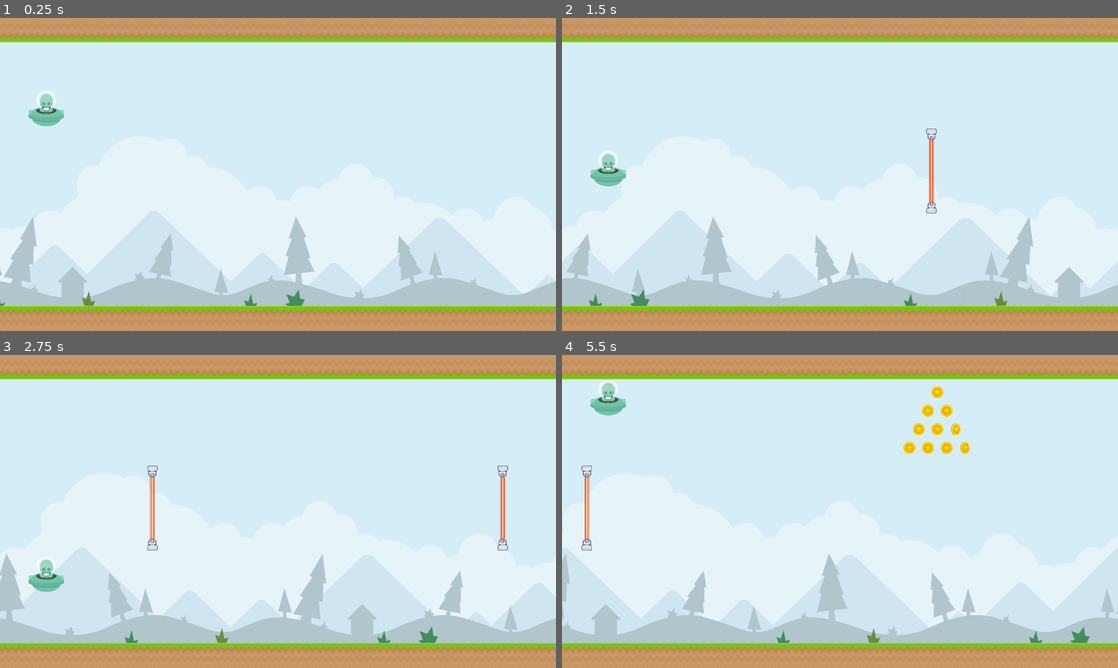
Above: before the commit, frames 1-4 (two rows, left to right).
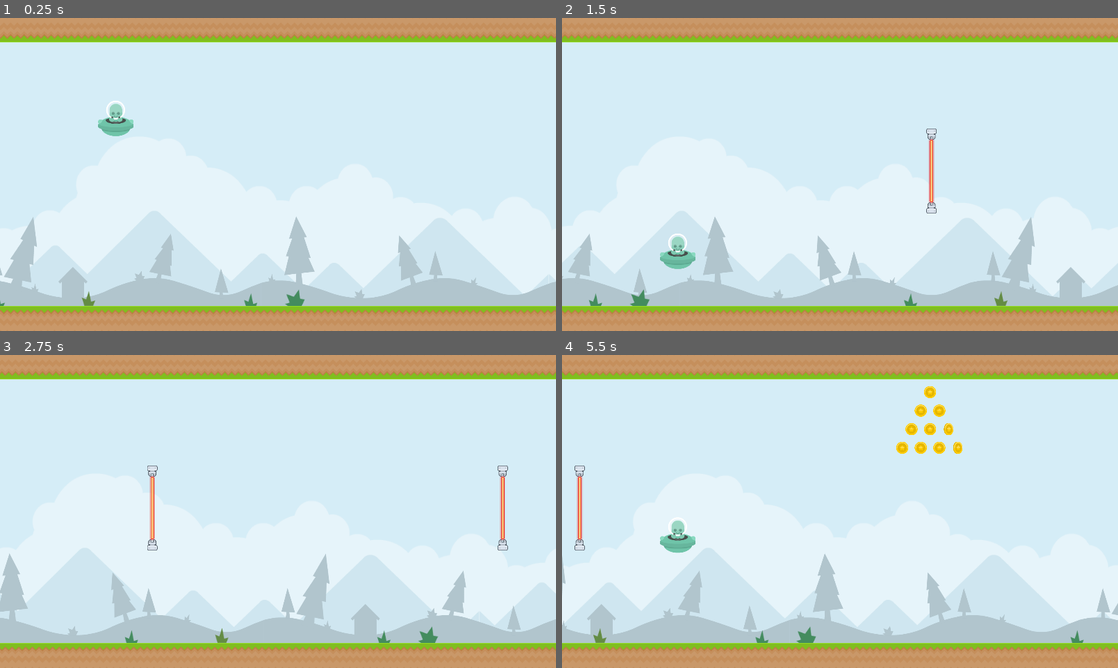
Above: after the commit, the same moments.

Repository: tumatihub/jetpack
Game: Godot game, scene res://levels/sandbox.tscn
The game is run twice, just before and just after one commit, with the same random seed, the same clock (stepped at 60 frames per second) and the same inputs.
Inputs:
- Up to frame 1 (0.25 s): no input
- Up to frame 2 (1.5 s): hold Space (thrust) 0.53-1.28 s
- Up to frame 3 (2.75 s): hold Space (thrust) from 2.03 s (still down)
- Up to frame 4 (5.5 s): release Space (thrust) at 3.53 s

The runs differ from the first frame. In frame 1, 0.9% of the frame differs, in the area x 0-80%, y 23-89%; in frame 2, 1.6%; in frame 3, 1.8%; in frame 4, 5.8%, in the area x 0-100%, y 5-95%.

Commit message:
Variable speed

Diff:
--- a/entities/coin/coin.gd
+++ b/entities/coin/coin.gd
@@ -4,6 +4,10 @@
 @export var _animation_player: AnimationPlayer
 
 var _speed: float = 600.0
+
+func _ready() -> void:
+	_speed = GameManager.get_speed()
+	GameManager.speed_raised.connect(_on_speed_raised)
 
 func _process(delta: float) -> void:
 	global_position += Vector2.LEFT * delta * _get_speed()
@@ -22,3 +26,6 @@
 
 func _destroy() -> void:
 	queue_free()
+
+func _on_speed_raised(current_speed: float) -> void:
+	_speed = current_speed
--- /dev/null
+++ b/entities/game_manager/game_manager.gd
@@ -0,0 +1,26 @@
+extends Node2D
+
+signal speed_raised(speed: float)
+
+@export var _timer: Timer
+@export var _max_speed: float = 1200.0
+
+var _start_speed: float = 600.0
+var _speed_rate: float = 50.0
+
+@onready var _current_speed: float = _start_speed
+
+func get_speed() -> float:
+	return _current_speed
+
+func get_start_speed() -> float:
+	return _start_speed
+
+func _speed_up() -> void:
+	if _current_speed >= _max_speed:
+		return
+	_current_speed = minf(_max_speed, _current_speed + _speed_rate)
+	speed_raised.emit(_current_speed)
+
+func _on_timer_timeout() -> void:
+	_speed_up()
--- /dev/null
+++ b/entities/game_manager/game_manager.tscn
@@ -0,0 +1,13 @@
+[gd_scene load_steps=2 format=3 uid="uid://dj4cy2dfu5fkl"]
+
+[ext_resource type="Script" path="res://entities/game_manager/game_manager.gd" id="1_oqrf8"]
+
+[node name="GameManager" type="Node2D"]
+script = ExtResource("1_oqrf8")
+_max_speed = 1500.0
+
+[node name="Timer" type="Timer" parent="."]
+wait_time = 5.0
+autostart = true
+
+[connection signal="timeout" from="Timer" to="." method="_on_timer_timeout"]
--- a/entities/player/player.gd
+++ b/entities/player/player.gd
@@ -1,7 +1,7 @@
 class_name Player
 extends Node2D
 
-const GRAVITY := 980
+@export var _gravity := 980
 @export var _thrust_force: float = 2000
 
 var _velocity: float
@@ -10,7 +10,7 @@
 	if Input.is_action_pressed("thrust"):
 		_velocity -= _thrust_force * delta
 
-	_velocity += GRAVITY * delta
+	_velocity += _gravity * delta
 
 	global_position.y += _velocity * delta
 
--- a/entities/player/player.tscn
+++ b/entities/player/player.tscn
@@ -7,6 +7,7 @@
 radius = 58.0775
 
 [node name="Player" type="Node2D"]
+z_index = 100
 script = ExtResource("1_kx7yn")
 
 [node name="Area2D" type="Area2D" parent="."]
--- a/entities/spawner/spawner.gd
+++ b/entities/spawner/spawner.gd
@@ -13,7 +13,7 @@
 	var instance := item.scene.instantiate() as Node2D
 	add_child(instance)
 	instance.global_position = item.possible_positions.pick_random()
-	_timer.start(item.time_before_next)
+	_timer.start(item.time_before_next * GameManager.get_start_speed()/GameManager.get_speed())
 
 func _on_timer_timeout() -> void:
 	spawn()
--- /dev/null
+++ b/levels/background.gd
@@ -0,0 +1,24 @@
+extends Node2D
+
+@export var _clouds: Parallax2D
+@export var _mountains: Parallax2D
+@export var _hills: Parallax2D
+@export var _floor: Parallax2D
+
+@export_range(0, 1) var _clouds_speed_perc: float = 0.1
+@export_range(0, 1) var _mountains_speed_perc: float = 0.16
+@export_range(0, 1) var _hills_speed_perc: float = 0.66
+
+func _ready() -> void:
+	_update_speed(GameManager.get_speed())
+	GameManager.speed_raised.connect(_on_speed_raised)
+
+func _update_speed(speed: float) -> void:
+	_clouds.autoscroll.x = -speed * _clouds_speed_perc
+	_mountains.autoscroll.x = -speed * _mountains_speed_perc
+	_hills.autoscroll.x = -speed * _hills_speed_perc
+	_floor.autoscroll.x = -speed
+	pass
+
+func _on_speed_raised(speed: float) -> void:
+	_update_speed(speed)
--- a/levels/bg.tscn
+++ b/levels/bg.tscn
@@ -1,5 +1,6 @@
-[gd_scene load_steps=13 format=4 uid="uid://cy64667b5qhnj"]
+[gd_scene load_steps=14 format=4 uid="uid://cy64667b5qhnj"]
 
+[ext_resource type="Script" path="res://levels/background.gd" id="1_4r72n"]
 [ext_resource type="Texture2D" uid="uid://bsb8nntc0de0u" path="res://assets/bg_elements/Flat/clouds2.png" id="2_ljpyx"]
 [ext_resource type="Texture2D" uid="uid://8f2pfp6ijdbf" path="res://assets/bg_elements/Flat/sky.png" id="2_vs7as"]
 [ext_resource type="Texture2D" uid="uid://wvtfqvt0x5s3" path="res://levels/foreground.png" id="3_3gbw2"]
@@ -31,7 +32,12 @@
 sources/0 = SubResource("TileSetAtlasSource_lga71")
 sources/5 = SubResource("TileSetAtlasSource_odirl")
 
-[node name="BG" type="Node2D"]
+[node name="BG" type="Node2D" node_paths=PackedStringArray("_clouds", "_mountains", "_hills", "_floor")]
+script = ExtResource("1_4r72n")
+_clouds = NodePath("Clouds")
+_mountains = NodePath("Mountains")
+_hills = NodePath("Hills")
+_floor = NodePath("Floor")
 
 [node name="Sky2" type="Sprite2D" parent="."]
 scale = Vector2(1.875, 1.05469)
--- a/levels/sandbox.tscn
+++ b/levels/sandbox.tscn
@@ -12,7 +12,9 @@
 [node name="BG" parent="." instance=ExtResource("1_htlry")]
 
 [node name="Player" parent="." instance=ExtResource("1_dbpqp")]
-position = Vector2(160, 280)
+position = Vector2(400, 280)
+_gravity = 2000
+_thrust_force = 4000.0
 
 [node name="LaserBarrier" parent="." instance=ExtResource("3_6ie7o")]
 visible = false
--- a/obstacles/laser_barrier/laser_barrier.gd
+++ b/obstacles/laser_barrier/laser_barrier.gd
@@ -1,9 +1,13 @@
 class_name LaserBarrier
 extends Node2D
 
-@export var _speed: float = 600.0
+var _speed: float = 600.0
 @export var _spin: bool = false
 @export var _rotation_speed: float = 90.0
+
+func _ready() -> void:
+	_speed = GameManager.get_speed()
+	GameManager.speed_raised.connect(_on_speed_raised)
 
 func _process(delta: float) -> void:
 	global_position += Vector2.LEFT * delta * _get_speed()
@@ -15,3 +19,6 @@
 
 func _on_visible_on_screen_notifier_2d_screen_exited() -> void:
 	queue_free()
+
+func _on_speed_raised(current_speed: float) -> void:
+	_speed = current_speed
--- a/project.godot
+++ b/project.godot
@@ -15,6 +15,10 @@
 run/main_scene="res://levels/sandbox.tscn"
 config/features=PackedStringArray("4.3", "Forward Plus")
 config/icon="res://icon.svg"
+
+[autoload]
+
+GameManager="*res://entities/game_manager/game_manager.tscn"
 
 [display]
 
